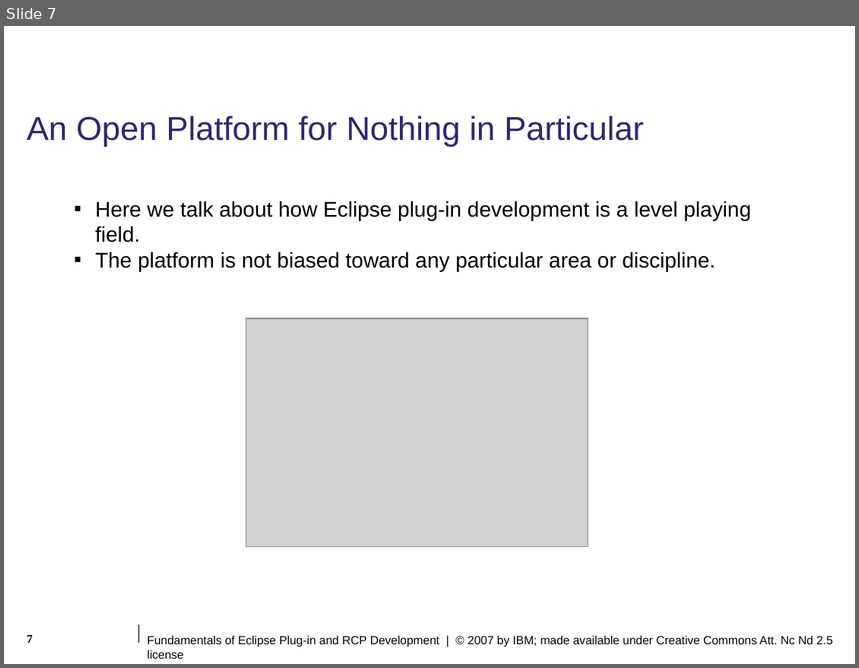
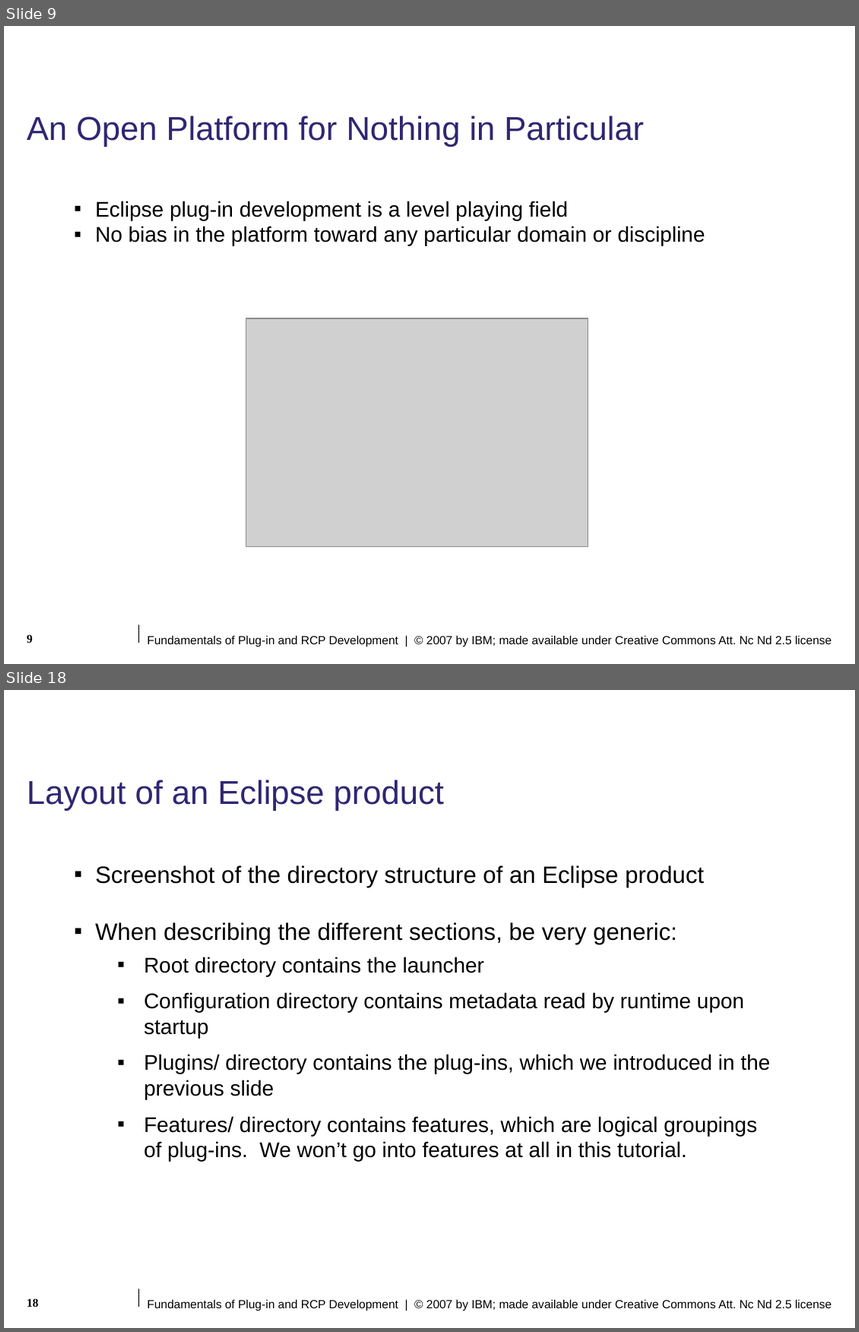
Before and after one commit to lukangping/eclipse.pde.incubator, a slide deck: presentations/eclipse-con/2007/slides/Fundamentals_of_Plugin_and_RCP_Development.ppt. Shown one above the other, each under a label of ours: slide 7 before the commit, slides 9 and 18 after it; the slides between them are not shown. The pictures are 859x668 and 859x1332 pixels, drawn with LibreOffice and Linux fonts; fonts in the diff are those of the drawing; grey boxes stand for pictures; background and template pictures are left out. Boxes give left, top, right and bottom in pixels: in the first picture for what was removed or moved away, otherwise in the second. Text is boxed around its words. In the diff, an @@ line names an element or a change of style, - is before the commit and + after.

```diff
--- a/presentations/eclipse-con/2007/slides/Fundamentals_of_Plugin_and_RCP_Development.ppt
+++ b/presentations/eclipse-con/2007/slides/Fundamentals_of_Plugin_and_RCP_Development.ppt
@@ slide 18 added at bbox=[4, 690, 855, 1328], background #FFFFFF; not listed: 2 template elements that a slide beside it also shows @@
@@ title added at bbox=[27, 780, 444, 811], 28 pt, text #2F2672 @@
+Layout of an Eclipse product
@@ text added at bbox=[95, 866, 771, 1161], 18 pt, text #000000 @@
+▪ Screenshot of the directory structure of an Eclipse product
+▪ When describing the different sections, be very generic:
+  ▪ Root directory contains the launcher
+  ▪ Configuration directory contains metadata read by runtime upon startup
+  ▪ Plugins/ directory contains the plug-ins, which we introduced in the previous slide
+  ▪ Features/ directory contains features, which are logical groupings of plug-ins. We won’t go into features at all in this tutorial.
@@ page number added at bbox=[27, 1299, 39, 1307], 10 pt, text #000000, bold @@
+18
@@ what was slide 7 is now slide 9 @@
@@ slide 9 changed as well @@
@@ text at bbox=[95, 201, 705, 246]: text changed @@
-▪ Here we talk about how Eclipse plug-in development is a level playing field.
-▪ The platform is not biased toward any particular area or discipline.
+▪ Eclipse plug-in development is a level playing field
+▪ No bias in the platform toward any particular domain or discipline
@@ page number at bbox=[27, 635, 33, 643]: text changed @@
-7
+9
@@ text at bbox=[147, 636, 832, 647]: text changed @@
-Fundamentals of Eclipse Plug-in and RCP Development | © 2007 by IBM; made available under Creative Commons Att. Nc Nd 2.5 license
+Fundamentals of Plug-in and RCP Development | © 2007 by IBM; made available under Creative Commons Att. Nc Nd 2.5 license
```
Also in this commit, not shown: 6 other slides changed, 10 other slides added.
